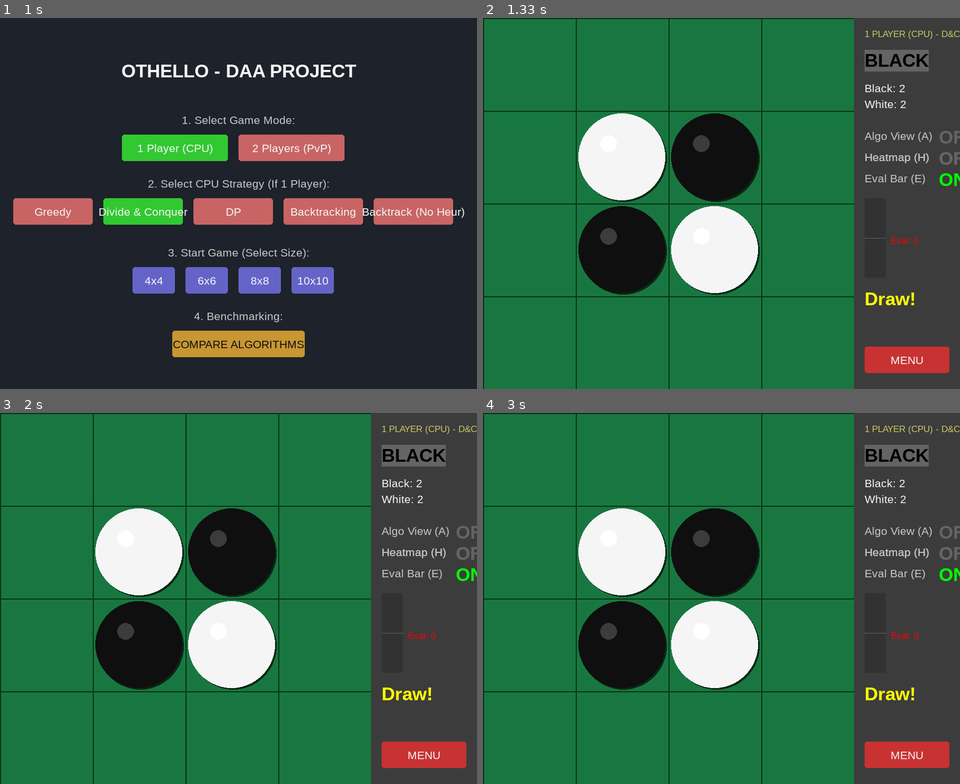
Above: before the commit, frames 1-4 (two rows, left to right).
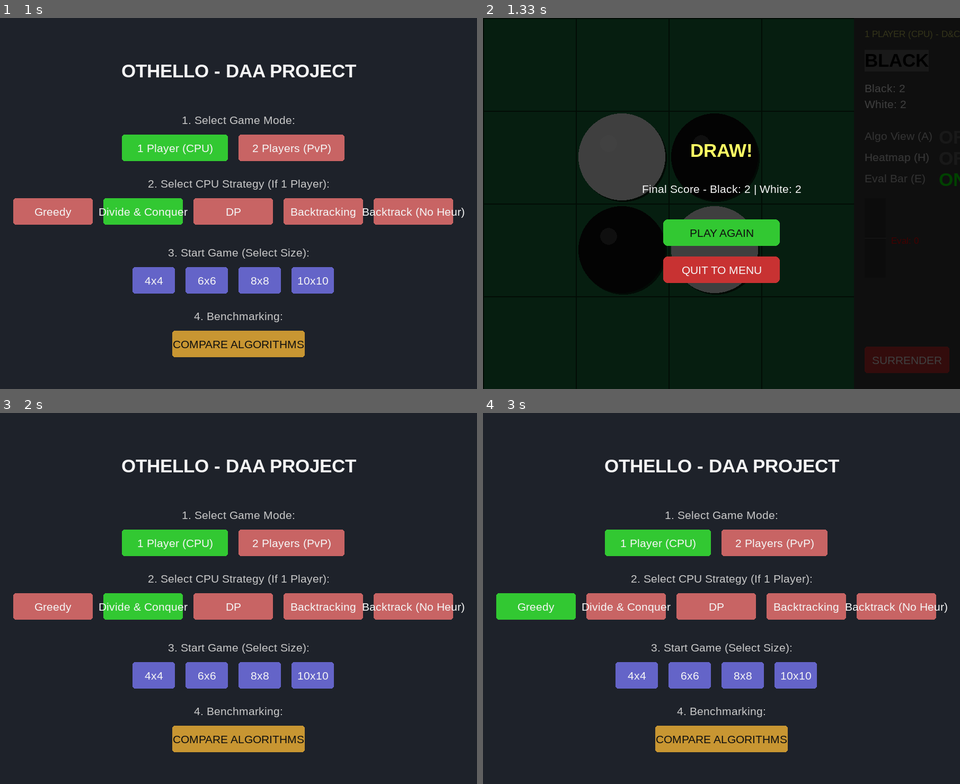
Above: after the commit, the same moments.

Repository: nimaldanyathk/Othello_DAA_Project
Game: pygame game, started from main_pygame.py
Same seed, same stepped clock (60 frames per second), same inputs: the game is played once before the commit and once after it.
Inputs (mouse positions are in pixels of both pictures, inside the frame that each line leads up to):
- Up to frame 1 (1 s): click (238, 203) at 0.38 s; click (124, 207) at 0.72 s
- Up to frame 2 (1.33 s): click "4x4" at 1.05 s
- Up to frame 3 (2 s): click (238, 628) at 1.38 s, where only the run after the commit has a clickable "PLAY AGAIN"; click (238, 665) at 1.72 s, where only the run after the commit has a clickable "QUIT TO MENU"
- Up to frame 4 (3 s): click (773, 542) at 2.22 s, where only the run after the commit has a clickable "2 Players (PvP)"; click (707, 535) at 2.55 s; click (535, 605) at 2.88 s, where only the run after the commit has a clickable "Greedy"

Frame 1 is identical in both runs. In frame 2, 94% of the frame differs, in the area x 0-100%, y 0-100%; in frame 3, 98%; in frame 4, 98%.

Commit message:
Added Game End Screen Logic

Diff:
--- a/ui/pygame_gui.py
+++ b/ui/pygame_gui.py
@@ -741,18 +741,12 @@
             self.screen.blit(self.small_font.render(f"Eval: {sc}", True, col), (x + 50, y + 70))
 
         y += 170
-
-        if self.game_state.is_terminal():
-            winner = self.game_state.get_winner()
-            t = "Black Wins!" if winner==1 else "White Wins!" if winner==-1 else "Draw!"
-            self.screen.blit(self.font_title.render(t, True, (255,255,0)), (x, y))
-            self.play_sound('win')
-
-        # Restart
+        # Surrender
         self.btn_restart = pygame.Rect(x, self.screen_height - 80, 160, 50)
         pygame.draw.rect(self.screen, (200, 50, 50), self.btn_restart, border_radius=5)
-        oms = self.font.render("MENU", True, self.COLOR_WHITE)
+        oms = self.font.render("SURRENDER", True, self.COLOR_WHITE)
         self.screen.blit(oms, (self.btn_restart.centerx - oms.get_width()//2, self.btn_restart.centery - oms.get_height()//2))
+
 
     def update_ai(self):
         if not self.ai_generator:
@@ -831,6 +825,14 @@
                     if event.type == pygame.MOUSEBUTTONDOWN:
                          self.handle_compare_click((mx, my))
 
+                elif self.app_state == STATE_GAME_OVER:
+                    if event.type == pygame.MOUSEBUTTONDOWN:
+                         if hasattr(self, 'btn_play_again') and self.btn_play_again.collidepoint((mx, my)):
+                             self.start_game(self.grid_size)
+                         elif hasattr(self, 'btn_quit') and self.btn_quit.collidepoint((mx, my)):
+                             self.app_state = STATE_MENU
+                             self.play_sound('flip')
+
                 elif self.app_state == STATE_PLAYING:
                     if event.type == pygame.KEYDOWN:
                         if event.key == pygame.K_a:
@@ -908,6 +910,14 @@
                                  self.game_state = succ[0]
                                  self.current_vis_data = None
 
+                if self.app_state == STATE_PLAYING and self.game_state.is_terminal():
+                     self.app_state = STATE_GAME_OVER
+                     self.play_sound('win')
+
+            elif self.app_state == STATE_GAME_OVER:
+                self.draw_game_over()
+
+
             pygame.display.flip()
             self.clock.tick(30 if self.algo_mode else 60)
 
